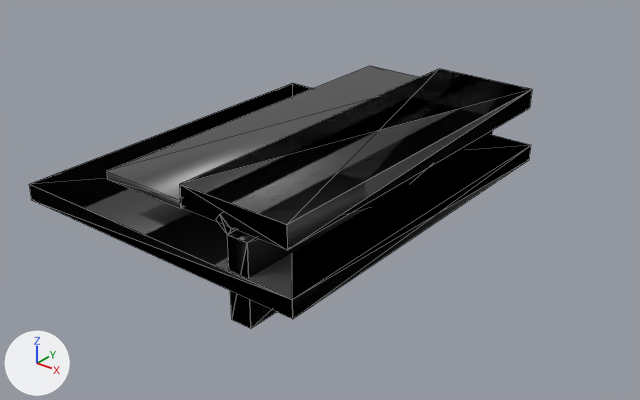
The Blender file SourceAssets/Environments/Subway/Structures/Platform/PlatformMaster.blend, before and after one commit.
Rendered twice from a camera (50 mm lens) standing at (61.9, -81.7, 43.8) and looking at (-2.3, -1.4, -5.9). Every picture has the same lights, and +X, +Y and +Z are marked at lower left. The first picture is the older version. Mesh edges are drawn as thin lines. The same objects are shown in both versions, whatever each file hides.

Objects in the first picture: 'Tunnel'.
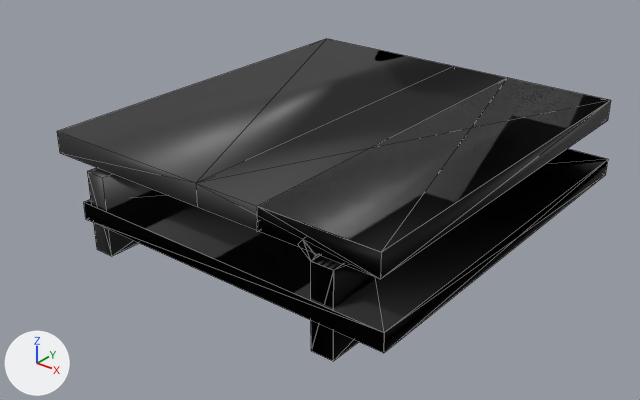
Commit message: Tunnel + Platform progress

Pixel boxes (x1, y1, x2, y2) of what changed, in the pictures (640 x 400 px; the box of a moved part takes in the faces that stretch with it):
'Tunnel', reshaped (10% wider, 22% taller): before (29, 66, 532, 329); after (57, 39, 611, 361)
part 1 of me_1m_cube_001, moved or reshaped: before (180, 69, 531, 247); after (257, 79, 608, 279)
part 2 of me_1m_cube_001, moved or reshaped: before (29, 83, 531, 319); after (84, 149, 608, 353)
part 3 of me_1m_cube_001, moved or reshaped: before (227, 130, 493, 329); after (311, 256, 376, 361)
part 4 of me_1m_cube_001, moved or reshaped: before (216, 214, 235, 235); after (298, 239, 320, 261)
part 5 of me_1m_cube_001, added: after (87, 168, 152, 256)
part 6 of me_1m_cube_001, deleted: before (106, 66, 419, 208)
part 7 of me_1m_cube_001, built on: before (180, 69, 532, 250); after (57, 39, 611, 279)

The change, as a list of edits to the scene's bpy script:
```text
Change me_1m_cube_001:
    used by ob_tunnel; location = (0.0, 0.0, 0.0)
    remove me_1m_cube_001.from_pydata(...)  # 84 vertices, 111 faces, 2 loose edges; spans x -30.1..13.3, y -25.3..26.5, z -9.3..4.7
    add me_1m_cube_001.from_pydata(...)  # 86 vertices, 121 faces, 1 loose edge; spans x -23.3..24.3, y -25.3..26.5, z -8.5..5.5
    me_1m_cube_001 part 1: the loose piece of 8 vertices spanning x -2.5..12.3, y -24.8..26.5, z 1.9..4.7 is moved by (11.0, 0.0, 0.8)
    me_1m_cube_001 part 2: the loose piece of 8 vertices spanning x -30.1..13.3, y -25.3..26.0, z -5.4..-3.1 is moved by (11.0, 0.0, 0.8)
    me_1m_cube_001 part 3: the loose piece of 8 vertices spanning x 4.3..7.1, y -25.0..26.3, z -9.3..1.0 is moved by (11.0, 0.0, 0.8)
    me_1m_cube_001 part 4: the loose piece of 8 vertices spanning x 2.7..5.0, y -25.0..26.3, z 1.0..3.1 is moved by (11.0, 0.0, 0.8)
    me_1m_cube_001 part 5: a new loose piece, a box spanning x -18.1..-15.3, y -25.0..26.3, z -8.5..1.9, in mat_darkdarkgray_mat (dark grey #595959)
    me_1m_cube_001 part 6: the loose piece of 8 vertices spanning x -14.4..-2.4, y -25.0..26.0, z 2.0..3.0 is deleted
    me_1m_cube_001 part 7
    12 vertices are removed from x -2.5..12.3, y -25.0..26.5, z 1.9..4.7
    12 faces are deleted
    2 loose edges are deleted
    8 vertices are added at x -23.3..23.3, y -25.0..26.0, z 2.7..5.5
    6 new vertices lie (0.0, 51.3, 0.0) away from vertices in x -23.3..23.3, y -24.8, z 2.7..5.5
    1 loose edge is added
    22 new faces join them, mat_darkdarkgray_mat (dark grey #595959)
    me_1m_cube_001 part 8: the surface is now shaded smooth
    other edits to the shape of me_1m_cube_001 do not show in these pictures
    remove me_1m_cube_001.materials.append(mat_redline_platformfloor_mati_001)  # grey #808080
```
